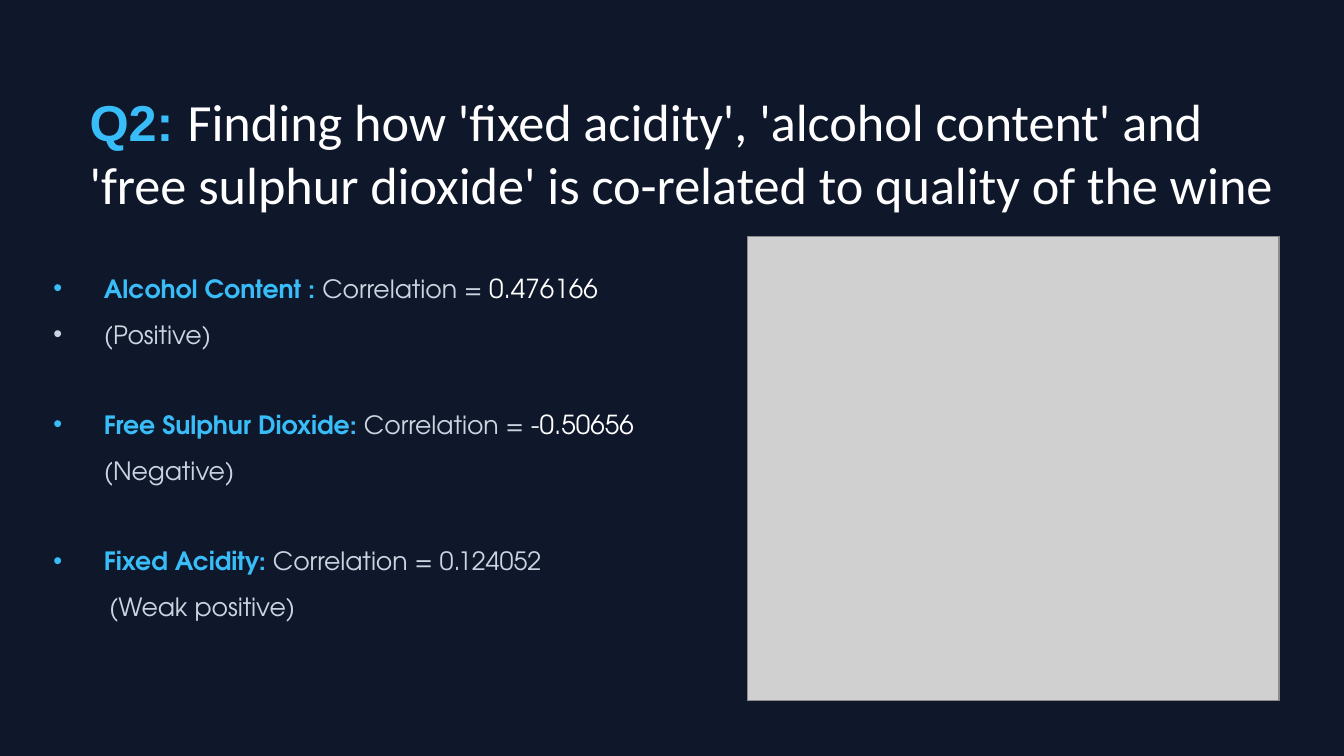
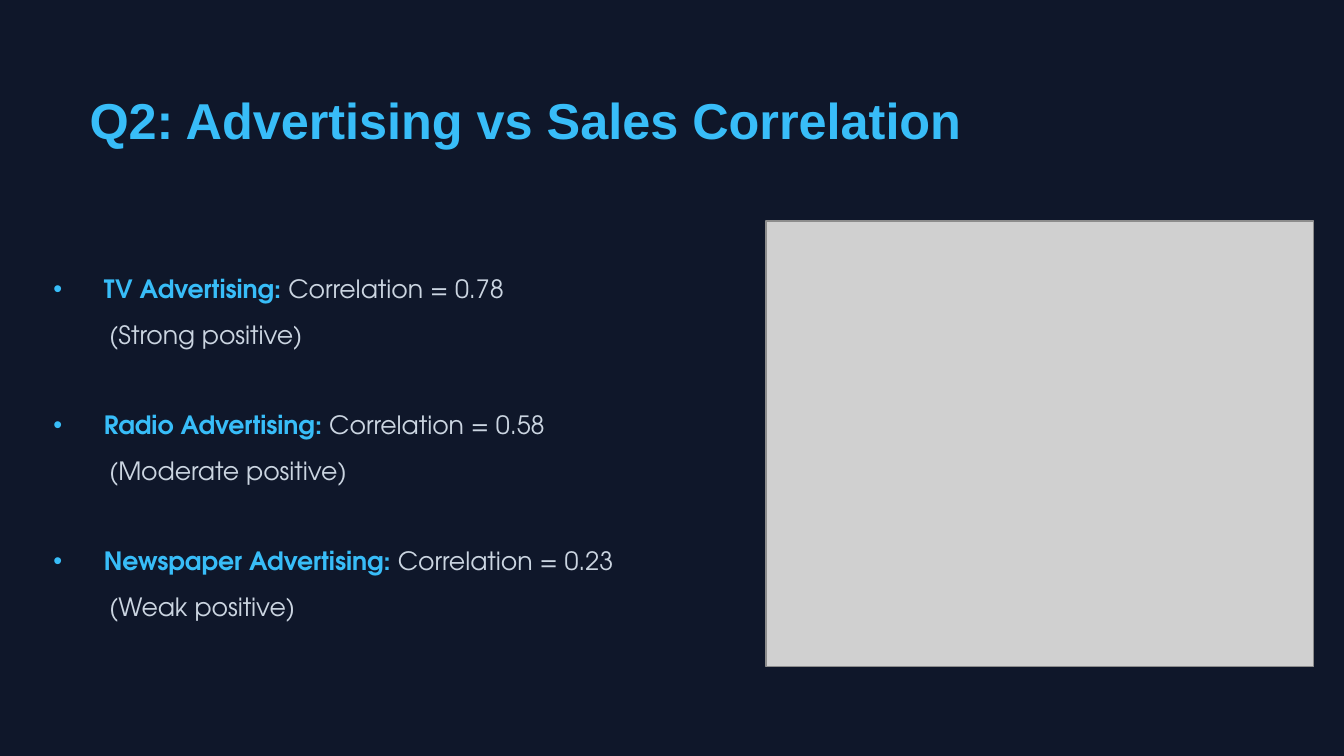
Before and after one commit to nishit-11/Sales-Prediction-Finaltics, a slide deck: slide 4 of Sales Prediction Analysis.pptx. Drawn at 1344x756 pixels with LibreOffice and Linux fonts; fonts in the diff are those of the drawing; grey boxes stand for pictures. Boxes give left, top, right and bottom in pixels: in the first picture for what was removed or moved away, otherwise in the second. Text is boxed around its words. In the diff, an @@ line names an element or a change of style, - is before the commit and + after.

```diff
--- a/Sales Prediction Analysis.pptx
+++ b/Sales Prediction Analysis.pptx
@@ text at [90, 102, 961, 149]: text changed; size 28 to 27 pt; font Calibri to Arial; text colour #FFFFFF to #38BDF8; bold on @@
-Q2: Finding how 'fixed acidity', 'alcohol content' and 'free sulphur dioxide' is co-related to quality of the wine
+Q2: Advertising vs Sales Correlation
@@ picture: place and size @@
-picture at [747, 237, 1279, 700]
+picture at [766, 222, 1314, 667]
@@ text at [104, 278, 614, 576]: text changed @@
-• Alcohol Content : Correlation = 0.476166
-• (Positive)
-• Free Sulphur Dioxide: Correlation = -0.50656 (Negative)
-• Fixed Acidity: Correlation = 0.124052
+• TV Advertising: Correlation = 0.78
+(Strong positive)
+• Radio Advertising: Correlation = 0.58
+(Moderate positive)
+• Newspaper Advertising: Correlation = 0.23
```
Also in this commit, not shown: 4 other slides changed, 3 slides added, 3 slides removed.
